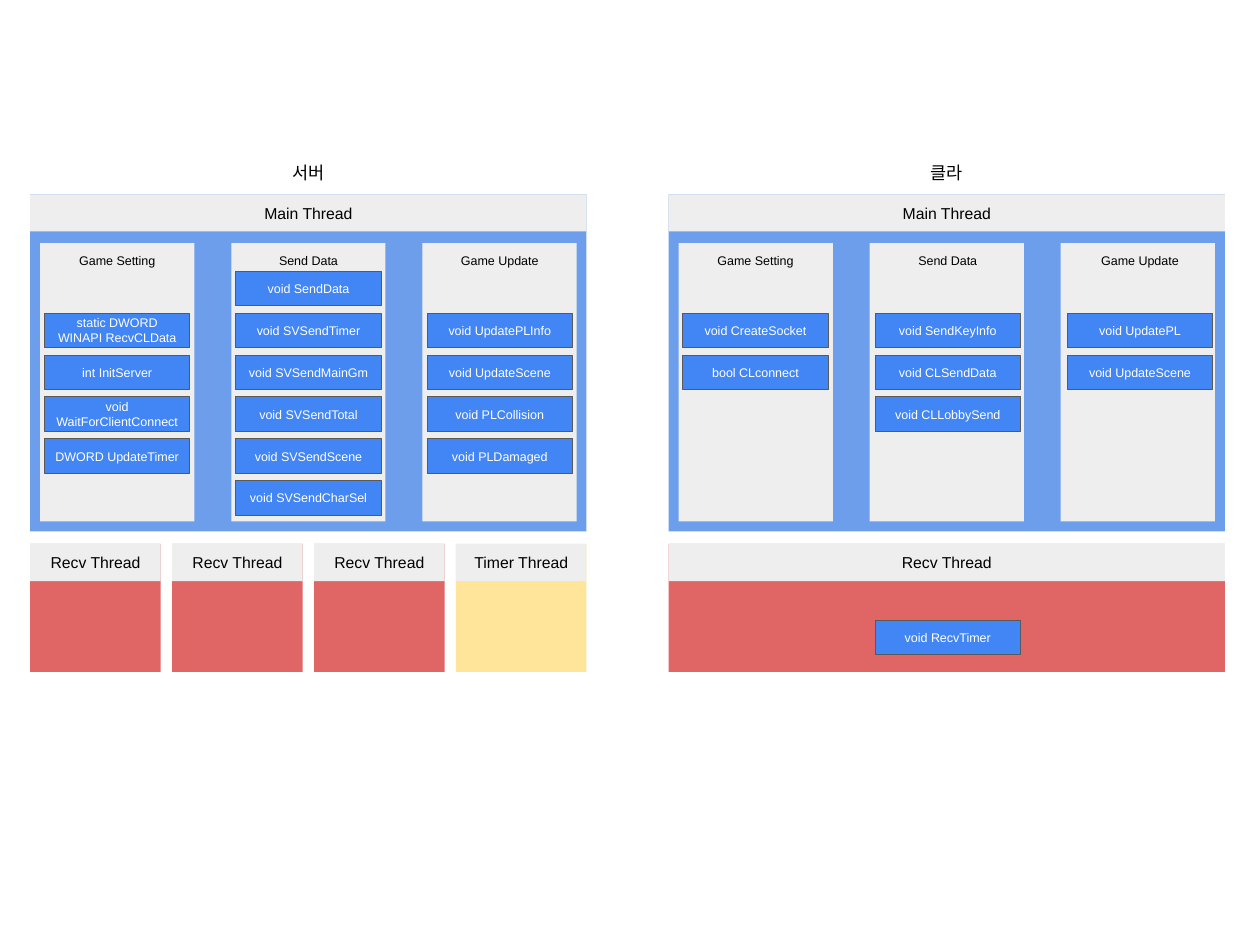
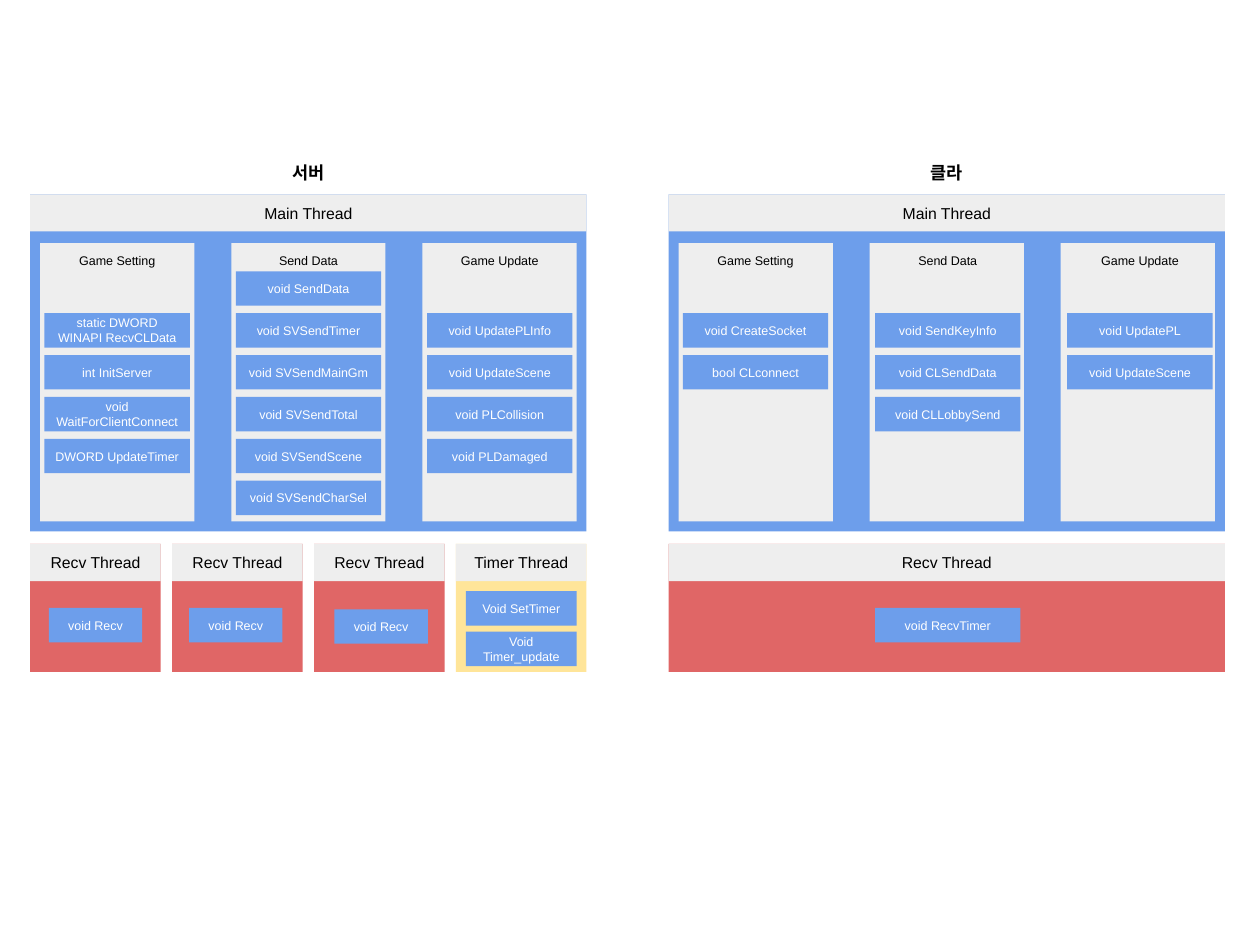
Before and after one commit to haein0303/NetWorkGame_Final_Term, a slide deck: slide 4 of Document/하이레벨 + 스레드.pptx. Drawn at 1260x945 pixels with LibreOffice and Linux fonts; fonts in the diff are those of the drawing. Boxes give left, top, right and bottom in pixels: in the first picture for what was removed or moved away, otherwise in the second. Text is boxed around its words. In the diff, an @@ line names an element or a change of style, - is before the commit and + after.

```diff
--- a/Document/하이레벨 + 스레드.pptx
+++ b/Document/하이레벨 + 스레드.pptx
@@ text "서버" at box(292, 164, 324, 181): bold on @@
@@ text "클라" at box(931, 164, 963, 181): bold on @@
@@ rectangle added at box(466, 591, 577, 626), fill #6D9EEB, 10 pt, text #FFFFFF @@
+Void SetTimer
@@ rectangle added at box(49, 608, 142, 642), fill #6D9EEB, 10 pt, text #FFFFFF @@
+void Recv
@@ rectangle added at box(189, 608, 283, 642), fill #6D9EEB, 10 pt, text #FFFFFF @@
+void Recv
@@ rectangle added at box(335, 609, 428, 644), fill #6D9EEB, 10 pt, text #FFFFFF @@
+void Recv
@@ fill #4285F4 to #6D9EEB; outline #595959 0.75 pt to none in 22 elements at box(236, 271, 381, 305), box(44, 356, 189, 390), box(44, 397, 189, 431), box(44, 313, 189, 347), box(236, 313, 381, 347), box(44, 439, 189, 473), box(236, 397, 381, 431), box(236, 439, 381, 473), box(236, 481, 381, 515), box(236, 356, 381, 390), box(428, 313, 572, 347), box(428, 356, 572, 390), box(428, 397, 572, 431), box(428, 439, 572, 473), box(683, 313, 828, 347), box(683, 356, 828, 390), box(875, 356, 1020, 390), box(875, 397, 1020, 431), box(875, 313, 1020, 347), box(1067, 313, 1212, 347), box(1067, 356, 1212, 390), box(875, 608, 1020, 642) @@
@@ rectangle "void RecvTimer": place and size @@
-rectangle "void RecvTimer" at box(875, 620, 1020, 654)
+rectangle "void RecvTimer" at box(875, 608, 1020, 642)
@@ rectangle added at box(466, 632, 577, 666), fill #6D9EEB, 10 pt, text #FFFFFF @@
+Void Timer_update
```
Also in this commit, not shown: 3 other files.
